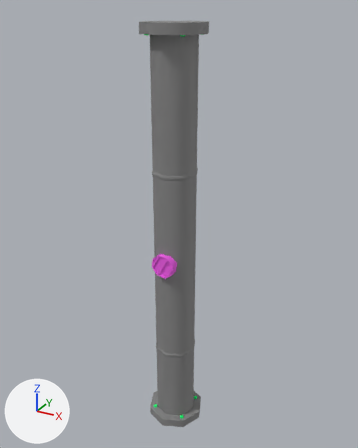
A saved change to the FBX model Content/Enviroment/3D_Enviroment/Meshes/SM_ENV_PIPE_STRAIGHT_02.FBX.
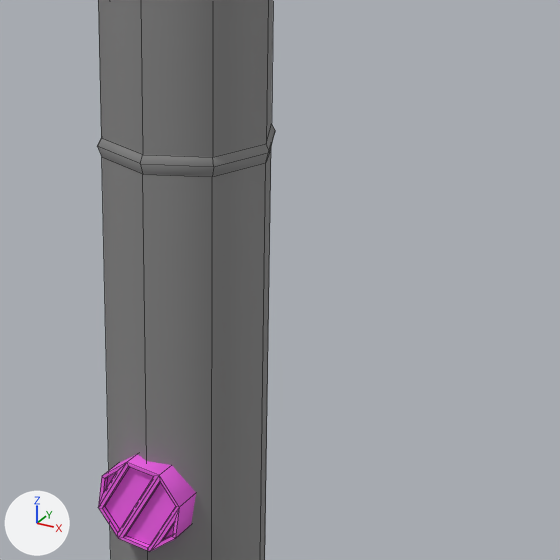
Each version appears first whole from a 50 mm camera at (1.822, -3.248, 3.585) aimed at (-0.004, 0.071, 1.926), and next in a close-up on the part from 35% to 76% of the width and 30% to 63% of the height. Arrows for +X, +Y and +Z are at lower left; the lights stay in place. The close-ups show mesh edges as thin lines. Where no turn or scale is listed for an object, it has been applied to the vertices.

Names of what the first close-up shows: 'pipe_straight_02'.
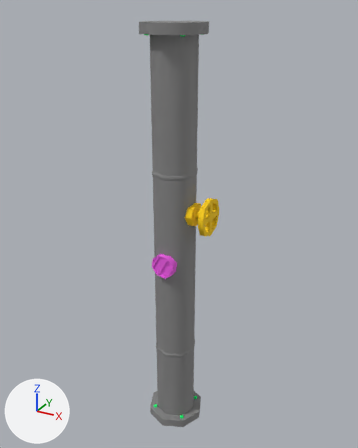
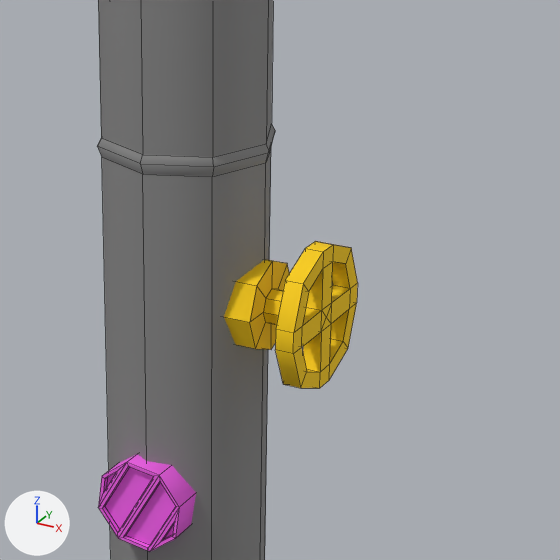
Location of each change, [x1, y1, x2, y2] in pixels of the close-ups (560 x 560 px):
'pipe_straight_02', reshaped: before [97, 0, 275, 560]; after [97, 0, 358, 560]
part 1 of me_mesh, added (yellow): after [275, 241, 358, 388]
part 2 of me_mesh, added (yellow): after [224, 260, 289, 350]

The edits, one by one:
Material '10 - Default' (mat_10___default) is new.
Its base color is (1.0, 0.635, 0.0) (yellow #ffd100).
Its roughness is 0.859.
me_mesh is used by ob_pipe_straight_02; location (0.0, 0.0, 0.0).
me_mesh had 279 vertices, 280 faces and spanned x -0.25..0.25, y -0.25..0.25, z 0.0..3.49.
me_mesh now has 387 vertices, 404 faces and spans x -0.25..0.32, y -0.25..0.25, z 0.0..3.49.
me_mesh part 1: a new loose piece of 58 vertices spanning x 0.28..0.32, y -0.15..0.15, z 1.93..2.23, in mat_10___default (yellow #ffd100).
me_mesh part 2: a new loose piece of 50 vertices spanning x 0.11..0.29, y -0.1..0.1, z 1.98..2.17, in mat_10___default (yellow #ffd100).
me_mesh now uses material mat_10___default (yellow #ffd100).
